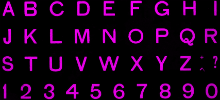
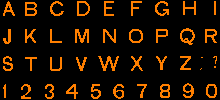
Layers edited between the first and the second 220px x 100px image:
painted on "Layer 1" over left=0, top=0, right=219, bottom=100
